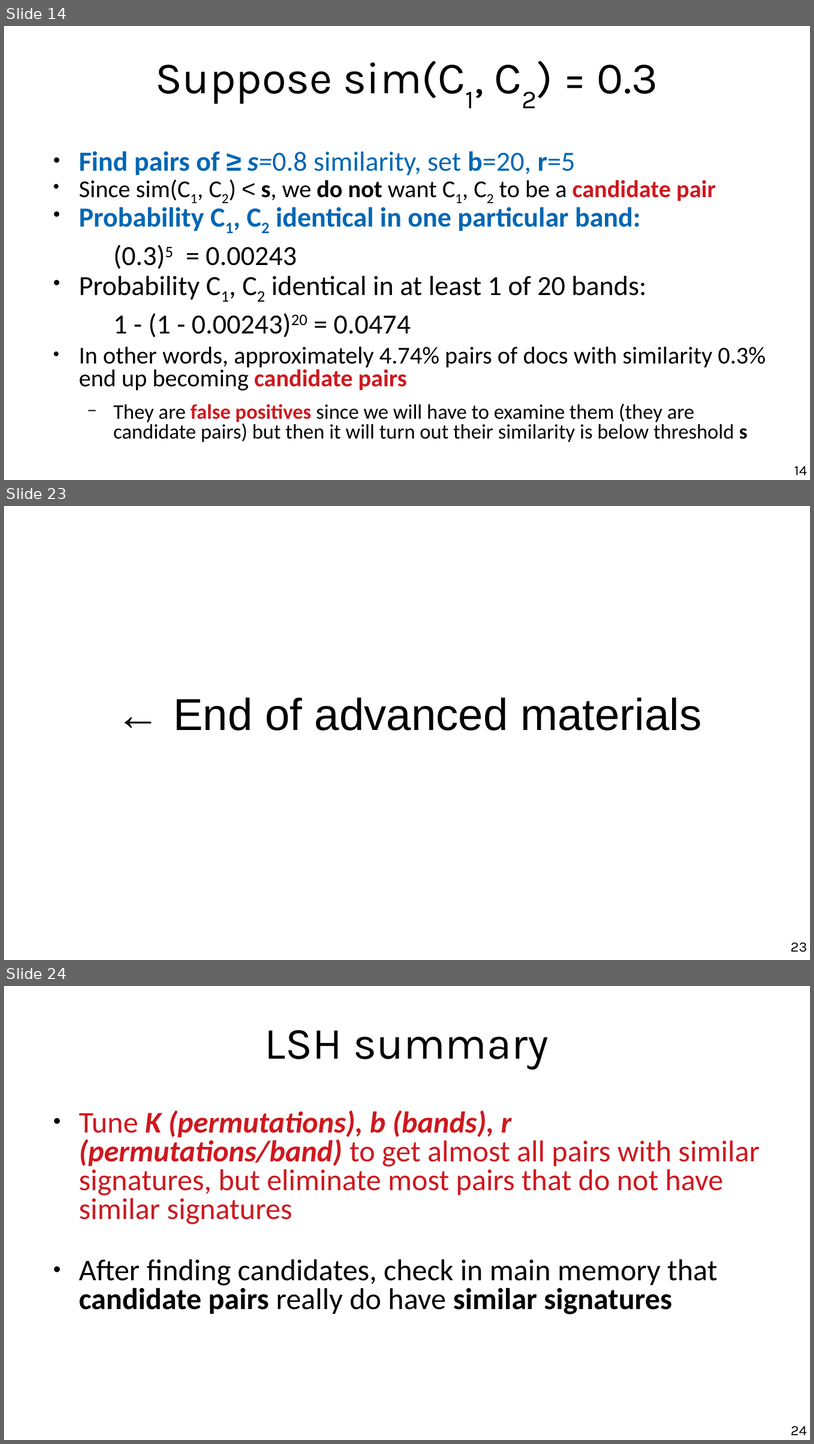
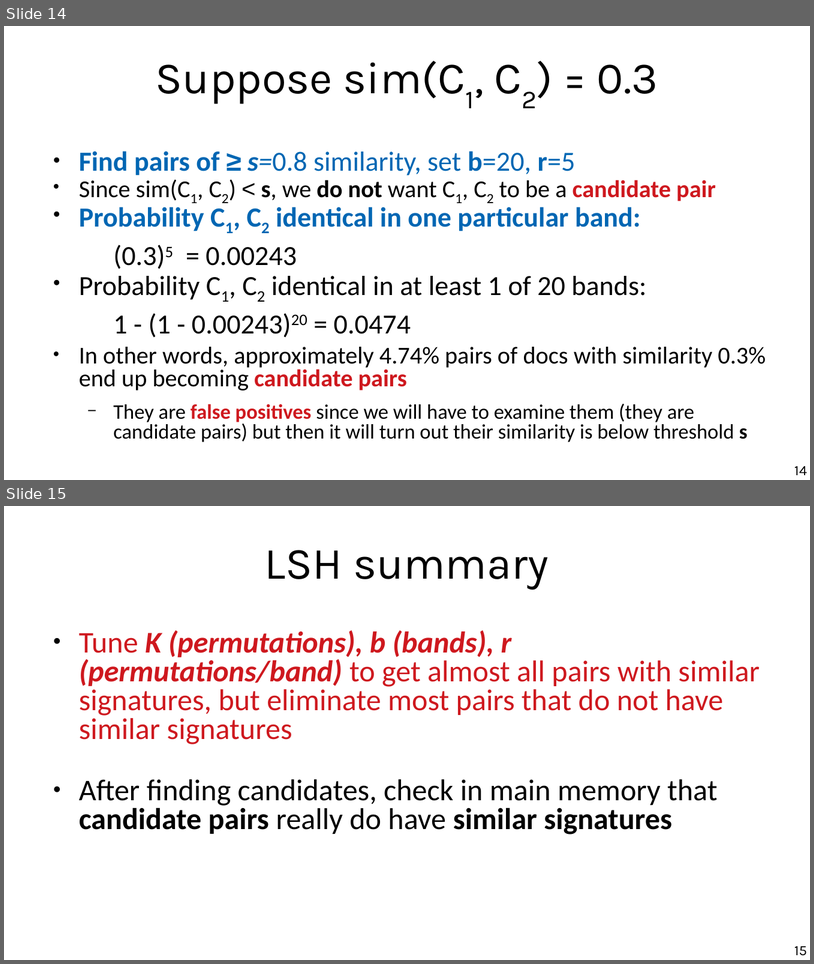
Before and after one commit to chatox/data-mining-course, a slide deck: theory/tt09_locality_sensitive_hashing.odp. Shown one above the other, each under a label of ours: slides 14, 23 and 24 before the commit, slides 14 and 15 after it; the slides between them are not shown. The pictures are 814x1444 and 814x964 pixels, drawn with LibreOffice and Linux fonts; fonts in the diff are those of the drawing. Boxes give left, top, right and bottom in pixels: in the first picture for what was removed or moved away, otherwise in the second. Text is boxed around its words. In the diff, an @@ line names an element or a change of style, - is before the commit and + after.

```diff
--- a/theory/tt09_locality_sensitive_hashing.odp
+++ b/theory/tt09_locality_sensitive_hashing.odp
@@ slide 23 removed at bbox=[4, 506, 810, 960], background #FFFFFF @@
@@ title removed at bbox=[173, 697, 702, 730] @@
-← End of advanced materials
@@ page number removed at bbox=[791, 942, 808, 952] @@
-23
@@ what was slide 24 is now slide 15 @@
@@ page number at bbox=[795, 946, 807, 955]: text changed @@
-24
+15
```
Also in this commit, not shown: 8 other slides removed, 3 other files.
